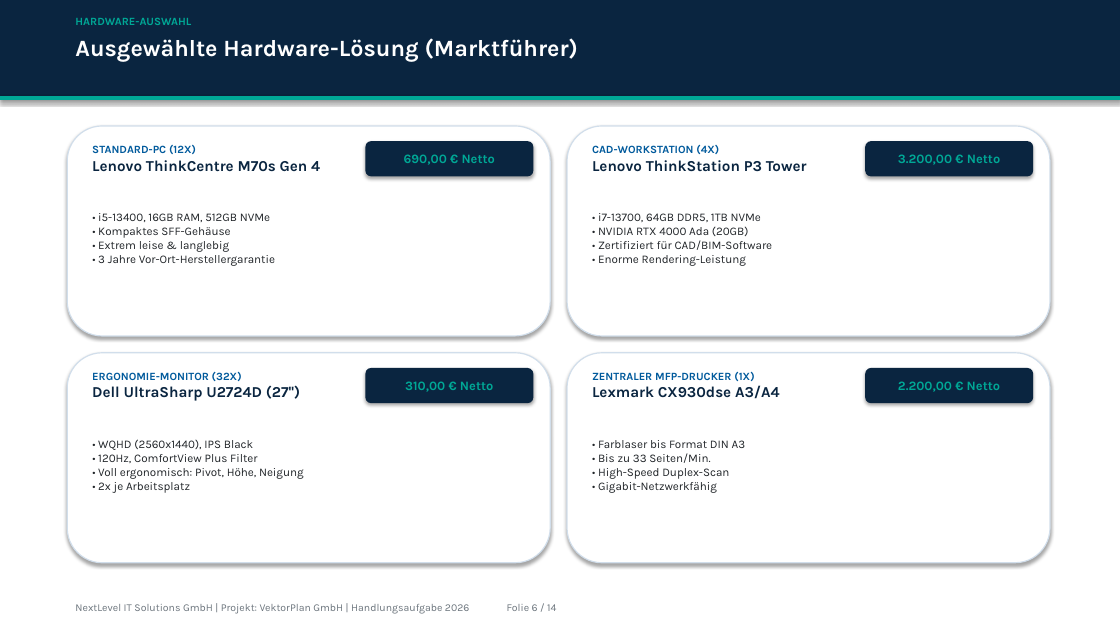
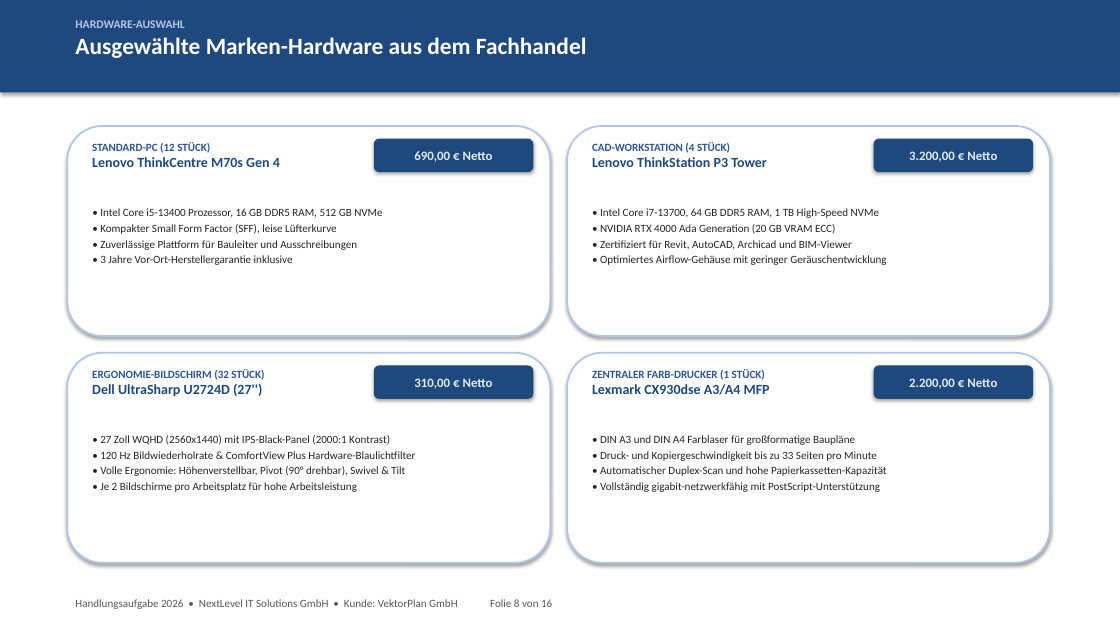
Before and after one commit to kluthjan/projekt_handlungsaufgabe, a slide deck: slide 8 of docs/08_Projektabschluss/Abschlusspraesentation.pptx (slide 6 before the commit). Drawn at 1120x630 pixels with LibreOffice and Linux fonts; fonts in the diff are those of the drawing. Boxes give left, top, right and bottom in pixels: in the first picture for what was removed or moved away, otherwise in the second. Text is boxed around its words. In the diff, an @@ line names an element or a change of style, - is before the commit and + after.

Commit message:
Perfektionierung Netzplan & PSP: Hochaufloesende Vektor-Grafiken, DIN 69900 Berechnungstabellen, Einbettung in Praesentation & 3 Leitfaeden-PDFs

```diff
--- a/docs/08_Projektabschluss/Abschlusspraesentation.pptx
+++ b/docs/08_Projektabschluss/Abschlusspraesentation.pptx
@@ rectangle: place and size @@
-rectangle at bbox=[0, 0, 1120, 97]
+rectangle at bbox=[0, 0, 1120, 92]
@@ rectangle at bbox=[0, 0, 1120, 92]: fill #0A2540 to #1F497D; outline #0A2540 0.75 pt to none @@
@@ text at bbox=[75, 20, 184, 28]: size 9.5 to 10 pt, font Karla to Calibri, text colour #00A896 to #B4C6E7 in "HARDWARE-AUSWAHL" @@
@@ text at bbox=[75, 37, 587, 58]: paragraph added @@
+Ausgewählte Marken-Hardware aus dem Fachhandel
@@ text removed at bbox=[75, 38, 578, 62] @@
-Ausgewählte Hardware-Lösung (Marktführer)
@@ rectangle removed at bbox=[0, 97, 1120, 100] @@
@@ text at bbox=[92, 142, 210, 153]: text changed; font Karla to Calibri; text colour #005A9C to #2F5597 @@
-STANDARD-PC (12X)
+STANDARD-PC (12 STÜCK)
@@ font Karla to Calibri, text colour #00A896 to #DEEBF7; fill #0A2540 to #1F497D in 4 elements at bbox=[874, 365, 1033, 399], bbox=[874, 139, 1033, 172], bbox=[374, 365, 534, 399], bbox=[374, 139, 534, 172] @@
@@ rounded rectangle "690,00 € Netto": place and size @@
-rounded rectangle "690,00 € Netto" at bbox=[365, 141, 534, 176]
+rounded rectangle "690,00 € Netto" at bbox=[374, 139, 534, 172]
@@ text at bbox=[592, 142, 730, 153]: text changed; font Karla to Calibri; text colour #005A9C to #2F5597 @@
-CAD-WORKSTATION (4X)
+CAD-WORKSTATION (4 STÜCK)
@@ rounded rectangle "3.200,00 € Netto": place and size @@
-rounded rectangle "3.200,00 € Netto" at bbox=[865, 141, 1033, 176]
+rounded rectangle "3.200,00 € Netto" at bbox=[874, 139, 1033, 172]
@@ text at bbox=[92, 157, 280, 167]: size 13 to 12 pt, font Karla to Calibri, text colour #0A2540 to #1F497D in "Lenovo ThinkCentre M70s Gen 4" @@
@@ text at bbox=[592, 157, 767, 167]: size 13 to 12 pt, font Karla to Calibri, text colour #0A2540 to #1F497D in "Lenovo ThinkStation P3 Tower" @@
@@ text at bbox=[100, 208, 382, 265]: text changed; size 10 to 9.5 pt; font Karla to Calibri; text colour #212529 to #262626 @@
-• i5-13400, 16GB RAM, 512GB NVMe
-• Kompaktes SFF-Gehäuse
-• Extrem leise & langlebig
-• 3 Jahre Vor-Ort-Herstellergarantie
+• Intel Core i5-13400 Prozessor, 16 GB DDR5 RAM, 512 GB NVMe
+• Kompakter Small Form Factor (SFF), leise Lüfterkurve
+• Zuverlässige Plattform für Bauleiter und Ausschreibungen
+• 3 Jahre Vor-Ort-Herstellergarantie inklusive
@@ text at bbox=[600, 208, 886, 265]: text changed; size 10 to 9.5 pt; font Karla to Calibri; text colour #212529 to #262626 @@
-• i7-13700, 64GB DDR5, 1TB NVMe
-• NVIDIA RTX 4000 Ada (20GB)
-• Zertifiziert für CAD/BIM-Software
-• Enorme Rendering-Leistung
+• Intel Core i7-13700, 64 GB DDR5 RAM, 1 TB High-Speed NVMe
+• NVIDIA RTX 4000 Ada Generation (20 GB VRAM ECC)
+• Zertifiziert für Revit, AutoCAD, Archicad und BIM-Viewer
+• Optimiertes Airflow-Gehäuse mit geringer Geräuschentwicklung
@@ outline #D1DEEB 1 pt to #B4C6E7 1.5 pt in 4 elements at bbox=[67, 126, 550, 336], bbox=[567, 126, 1050, 336], bbox=[67, 353, 550, 563], bbox=[567, 353, 1050, 563] @@
@@ text at bbox=[92, 369, 264, 380]: text changed; font Karla to Calibri; text colour #005A9C to #2F5597 @@
-ERGONOMIE-MONITOR (32X)
+ERGONOMIE-BILDSCHIRM (32 STÜCK)
@@ text at bbox=[92, 384, 262, 397]: size 13 to 12 pt, font Karla to Calibri, text colour #0A2540 to #1F497D in "Dell UltraSharp U2724D (27'')" @@
@@ rounded rectangle "310,00 € Netto": place and size @@
-rounded rectangle "310,00 € Netto" at bbox=[365, 368, 534, 403]
+rounded rectangle "310,00 € Netto" at bbox=[374, 365, 534, 399]
@@ text at bbox=[592, 369, 770, 395]: text changed; font Karla to Calibri; text colour #005A9C to #2F5597 @@
-ZENTRALER MFP-DRUCKER (1X)
-Lexmark CX930dse A3/A4
+ZENTRALER FARB-DRUCKER (1 STÜCK)
+Lexmark CX930dse A3/A4 MFP
@@ rounded rectangle "2.200,00 € Netto": place and size @@
-rounded rectangle "2.200,00 € Netto" at bbox=[865, 368, 1033, 403]
+rounded rectangle "2.200,00 € Netto" at bbox=[874, 365, 1033, 399]
@@ text at bbox=[100, 435, 415, 492]: text changed; size 10 to 9.5 pt; font Karla to Calibri; text colour #212529 to #262626 @@
-• WQHD (2560x1440), IPS Black
-• 120Hz, ComfortView Plus Filter
-• Voll ergonomisch: Pivot, Höhe, Neigung
-• 2x je Arbeitsplatz
+• 27 Zoll WQHD (2560x1440) mit IPS-Black-Panel (2000:1 Kontrast)
+• 120 Hz Bildwiederholrate & ComfortView Plus Hardware-Blaulichtfilter
+• Volle Ergonomie: Höhenverstellbar, Pivot (90° drehbar), Swivel & Tilt
+• Je 2 Bildschirme pro Arbeitsplatz für hohe Arbeitsleistung
@@ text at bbox=[600, 435, 886, 492]: text changed; size 10 to 9.5 pt; font Karla to Calibri; text colour #212529 to #262626 @@
-• Farblaser bis Format DIN A3
-• Bis zu 33 Seiten/Min.
-• High-Speed Duplex-Scan
-• Gigabit-Netzwerkfähig
+• DIN A3 und DIN A4 Farblaser für großformatige Baupläne
+• Druck- und Kopiergeschwindigkeit bis zu 33 Seiten pro Minute
+• Automatischer Duplex-Scan und hohe Papierkassetten-Kapazität
+• Vollständig gigabit-netzwerkfähig mit PostScript-Unterstützung
@@ text at bbox=[75, 599, 552, 609]: text changed; size 9 to 9.5 pt; font Karla to Calibri; text colour #6C757D to #595959 @@
-NextLevel IT Solutions GmbH | Projekt: VektorPlan GmbH | Handlungsaufgabe 2026 Folie 6 / 14
+Handlungsaufgabe 2026 • NextLevel IT Solutions GmbH • Kunde: VektorPlan GmbH Folie 8 von 16
```
Also in this commit, not shown: 8 other slides changed, 7 slides added, 5 slides removed, 11 other files.
